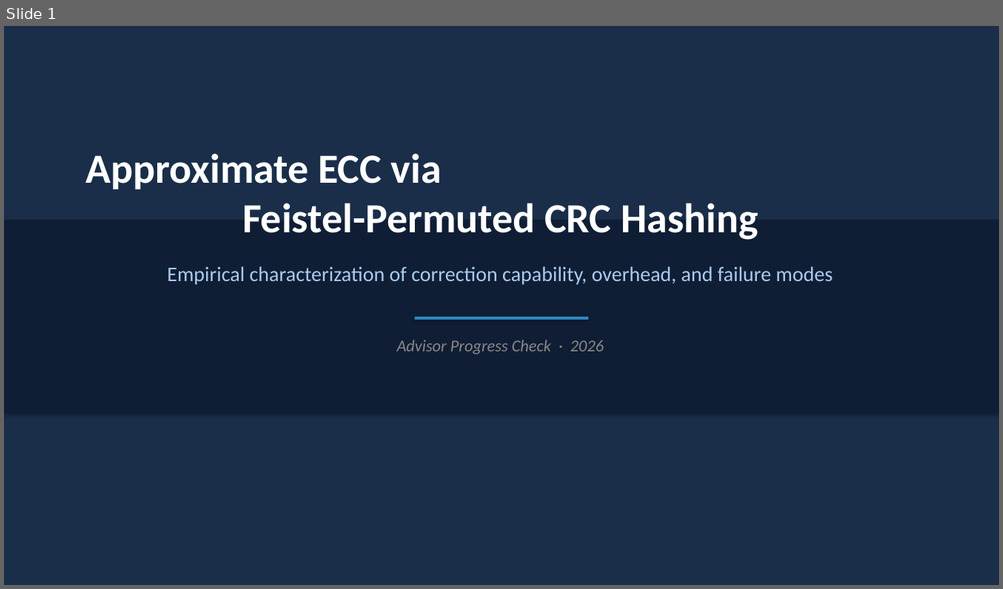
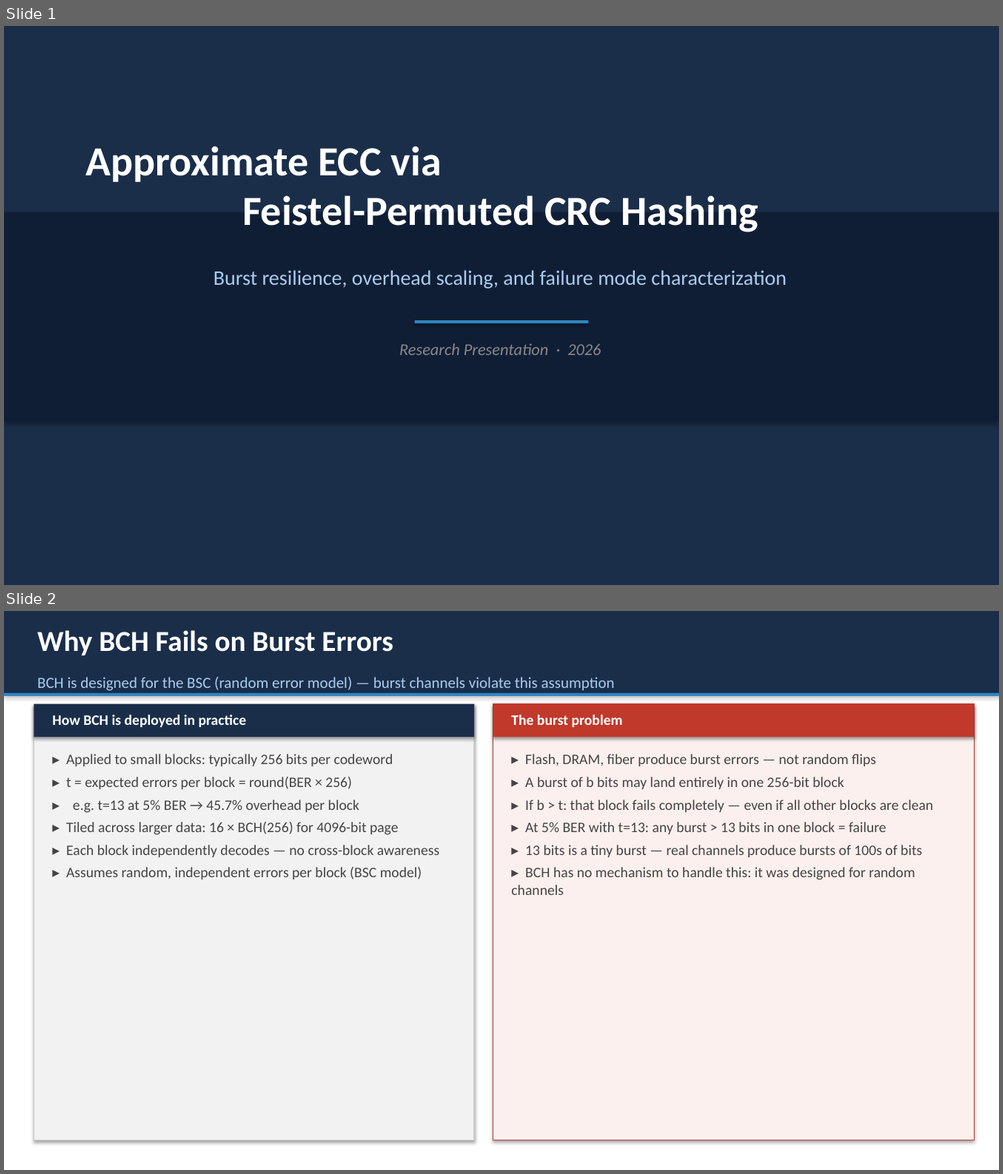
Before and after one commit to dmrlobo2002/approximate_ecc, a slide deck: advisor_slides.pptx. Shown one above the other, each under a label of ours: slide 1 before the commit, slides 1 and 2 after it. The pictures are 1003x589 and 1003x1174 pixels, drawn with LibreOffice and Linux fonts; fonts in the diff are those of the drawing. Boxes give left, top, right and bottom in pixels: in the first picture for what was removed or moved away, otherwise in the second. Text is boxed around its words. In the diff, an @@ line names an element or a change of style, - is before the commit and + after.

```diff
--- a/advisor_slides.pptx
+++ b/advisor_slides.pptx
@@ slide 2 added at [4,611,999,1170], background #FFFFFF @@
@@ rectangle added at [4,611,999,1170], fill #FFFFFF @@
@@ rectangle added at [4,611,999,693], fill #1A2E4A @@
@@ text added at [37,630,393,655], 28 pt, text #FFFFFF, bold @@
+Why BCH Fails on Burst Errors
@@ text added at [37,677,614,691], 15 pt, text #AACCEE @@
+BCH is designed for the BSC (random error model) — burst channels violate this assumption
@@ rectangle added at [4,693,999,696], fill #2E86C1 @@
@@ rectangle added at [34,704,474,1141], fill #F2F2F2, outline #CCCCCC 1 pt @@
@@ rectangle added at [34,704,474,737], fill #1A2E4A @@
@@ text added at [52,715,247,727], 14 pt, text #FFFFFF, bold @@
+How BCH is deployed in practice
@@ rectangle added at [492,704,974,1141], fill #FCF0EE, outline #C0392B 1 pt @@
@@ rectangle added at [492,704,974,737], fill #C0392B @@
@@ text added at [511,715,623,727], 14 pt, text #FFFFFF, bold @@
+The burst problem
@@ text added at [66,754,439,880], 14 pt, text #444444 @@
+▸ Applied to small blocks: typically 256 bits per codeword
+▸ t = expected errors per block = round(BER × 256)
+▸ e.g. t=13 at 5% BER → 45.7% overhead per block
+▸ Tiled across larger data: 16 × BCH(256) for 4096-bit page
+▸ Each block independently decodes — no cross-block awareness
+▸ Assumes random, independent errors per block (BSC model)
@@ text added at [511,754,933,895], 14 pt, text #444444 @@
+▸ Flash, DRAM, fiber produce burst errors — not random flips
+▸ A burst of b bits may land entirely in one 256-bit block
+▸ If b > t: that block fails completely — even if all other blocks are clean
+▸ At 5% BER with t=13: any burst > 13 bits in one block = failure
+▸ 13 bits is a tiny burst — real channels produce bursts of 100s of bits
+▸ BCH has no mechanism to handle this: it was designed for random channels
@@ slide 1 changed as well @@
@@ text "Approximate ECC via Feistel-Permuted CRC ...": place and size @@
-text "Approximate ECC via Feistel-Permuted CRC ..." at [86,153,758,240]
+text "Approximate ECC via Feistel-Permuted CRC ..." at [86,146,758,232]
@@ rectangle: place and size @@
-rectangle at [4,220,999,414]
+rectangle at [4,212,999,421]
@@ text at [213,270,786,289]: text changed @@
-Empirical characterization of correction capability, overhead, and failure modes
+Burst resilience, overhead scaling, and failure mode characterization
@@ rectangle: place and size @@
-rectangle at [415,317,588,320]
+rectangle at [415,321,588,323]
@@ text at [399,343,600,355]: text changed @@
-Advisor Progress Check · 2026
+Research Presentation · 2026
```
Also in this commit, not shown: 3 other slides changed, 4 other slides added, 9 slides removed, 4 other files.
